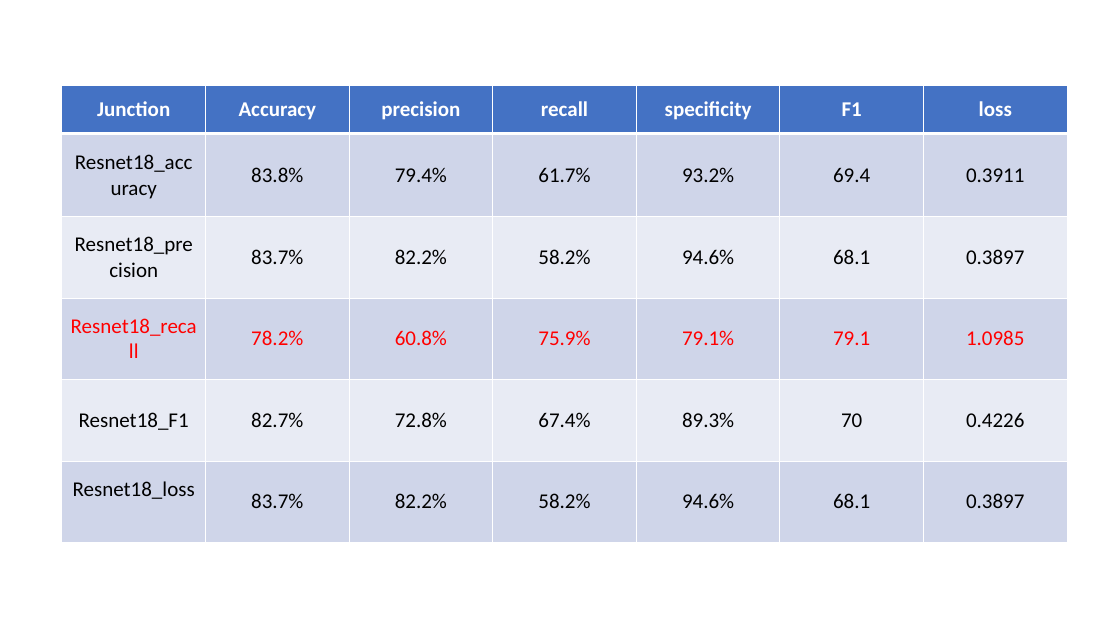
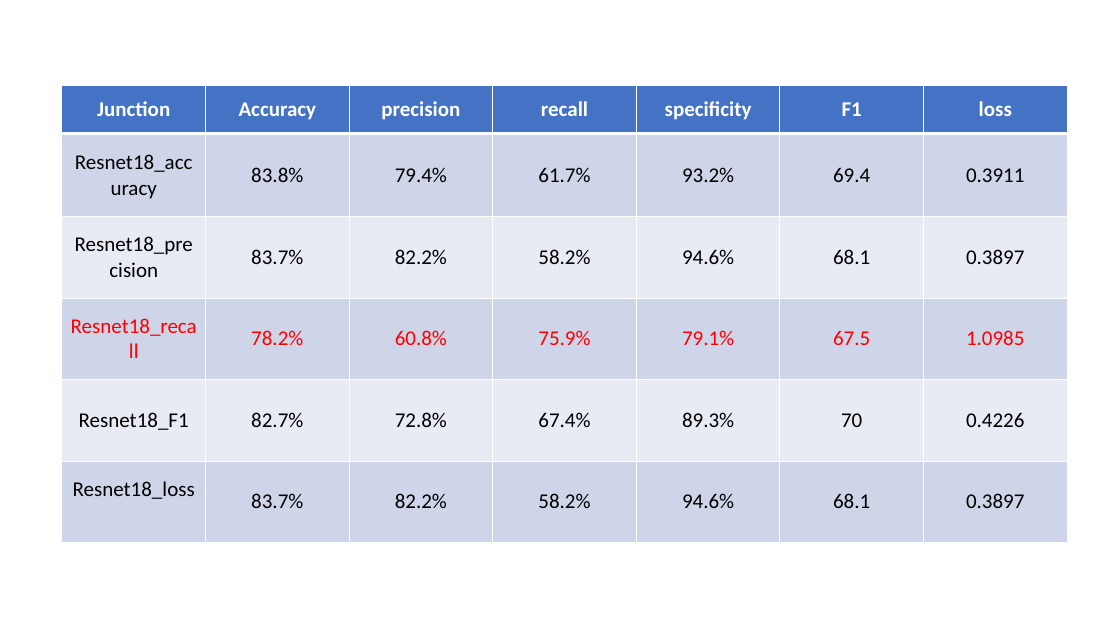
Before and after one commit to ZhouMengjie/bsd-cnn-network, a slide deck: slide 16 of BSD_Figures.pptx. Drawn at 1120x630 pixels with LibreOffice and Linux fonts; fonts in the diff are those of the drawing. Boxes give left, top, right and bottom in pixels: in the first picture for what was removed or moved away, otherwise in the second. Text is boxed around its words. In the diff, an @@ line names an element or a change of style, - is before the commit and + after.

```diff
--- a/BSD_Figures.pptx
+++ b/BSD_Figures.pptx
@@ table at (62, 86, 1068, 543) @@
-row 4, column 6: 79.1
+row 4, column 6: 67.5
```
Also in this commit, not shown: 25 other files.
